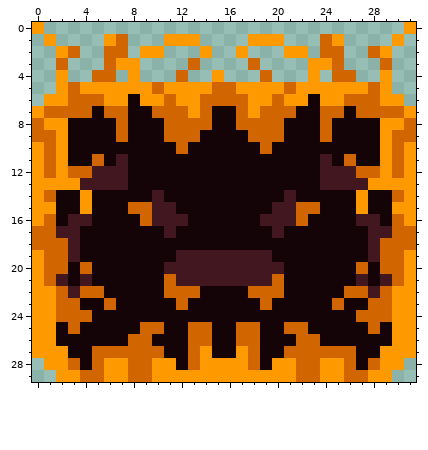
A pixel-art sprite gets an edit: assets/block7.png. Above is the file before it was changed.
The file is 32x30 pixels.
After the commit:
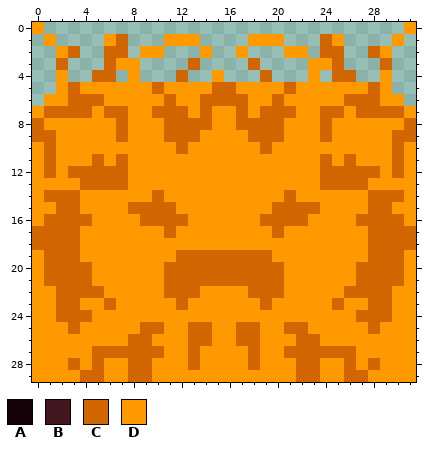
Palette (. is transparent): A #150407  B #42171f  C #d16500  D #ff9900
The exact change:
@@ x 0..31 @@
  5 ..DCDDDDDDCDDDDCCDDDDCDDDDDDCD..
- 6 .DDCCCDDADDCDDCCCCDDCDDADDCCCDD.
- 7 DCCCCACCAACCCDCAACDCCCAACCACCCCD
- 8 CDDAAAACAAACCCCAACCCCAAACAAAADDC
- 9 CCDAAAACAAACCCAAAACCCAAACAAAADCC
-10 DCDAAAAAAAAACAAAAAACAAAAAAAAADCD
-11 DCDAACABAAAAAAAAAAAAAAAABACAADCD
-12 DCDCCBBBAAAAAAAAAAAAAAAABBBCCDCD
-13 DDDDBBBBAAAAAAAAAAAAAAAABBBBDDDD
-14 DCAADAAAAABAAAAAAAAAABAAAAADAACD
-15 DDAADAAACCBBAAAAAAAABBCCAAADAADD
-16 DCABBAAAACBBBAAAAAABBBCAAAABBACD
-17 CCBBAAAAAAABAAAAAAAABAAAAAAABBCC
-18 CCCBAAAAAAAAAAAAAAAAAAAAAAAABCCC
-19 DCCBAAAAAAAABBBBBBBBAAAAAAAABCCD
-20 DCCACAAAAAABBBBBBBBBBAAAAAACACCD
-21 DCBABAAAAAACBBBBBBBBCAAAAAABABCD
-22 DDCBCCAAAAACCCAAAACCCAAAAACCBCDD
-23 DDCCAACAAAAACAAAAAACAAAAACAACCDD
-24 DDCCCAAAAAAAAAAAAAAAAAAAAAACCCDD
-25 DDACAAAAACCAACCAACCAACCAAAAACADD
-26 DDAAAAAACCAAACCAACCAAACCAAAAAADD
-27 DDDAACCCCCCAACDAADCAACCCCCCAADDD
-28 .DDCACDDCCDDACDDDDCADDCCDDCACDD.
-29 ..DDCCDDCCDDDDDDDDDDDDCCDDCCDD..
+ 6 .DDCCCDDDDDCDDCCCCDDCDDDDDCCCDD.
+ 7 DCCCCDCCDDCCCDCDDCDCCCDDCCDCCCCD
+ 8 CDDDDDDCDDDCCCCDDCCCCDDDCDDDDDDC
+ 9 CCDDDDDCDDDCCCDDDDCCCDDDCDDDDDCC
+10 DCDDDDDDDDDDCDDDDDDCDDDDDDDDDDCD
+11 DCDDDCDCDDDDDDDDDDDDDDDDCDCDDDCD
+12 DCDCCCCCDDDDDDDDDDDDDDDDCCCCCDCD
+13 DDDDCCCCDDDDDDDDDDDDDDDDCCCCDDDD
+14 DCCCDDDDDDCDDDDDDDDDDCDDDDDDCCCD
+15 DDCCDDDDCCCCDDDDDDDDCCCCDDDDCCDD
+16 DCCCCDDDDCCCCDDDDDDCCCCDDDDCCCCD
+17 CCCCDDDDDDDCDDDDDDDDCDDDDDDDCCCC
+18 CCCCDDDDDDDDDDDDDDDDDDDDDDDDCCCC
+19 DCCCDDDDDDDDCCCCCCCCDDDDDDDDCCCD
+20 DCCCCDDDDDDCCCCCCCCCCDDDDDDCCCCD
+21 DCCCCDDDDDDCCCCCCCCCCDDDDDDCCCCD
+22 DDCCCCDDDDDCCCDDDDCCCDDDDDCCCCDD
+23 DDCCDDCDDDDDCDDDDDDCDDDDDCDDCCDD
+24 DDCCCDDDDDDDDDDDDDDDDDDDDDDCCCDD
+25 DDDCDDDDDCCDDCCDDCCDDCCDDDDDCDDD
+26 DDDDDDDDCCDDDCCDDCCDDDCCDDDDDDDD
+27 DDDDDCCCCCCDDCDDDDCDDCCCCCCDDDDD
+28 DDDCDCDDCCDDDCDDDDCDDDCCDDCDCDDD
+29 DDDDCCDDCCDDDDDDDDDDDDCCDDCCDDDD
Pixel boxes of the changes (left, top, right, bottom) in both pictures:
changed: (32, 94, 416, 382)
